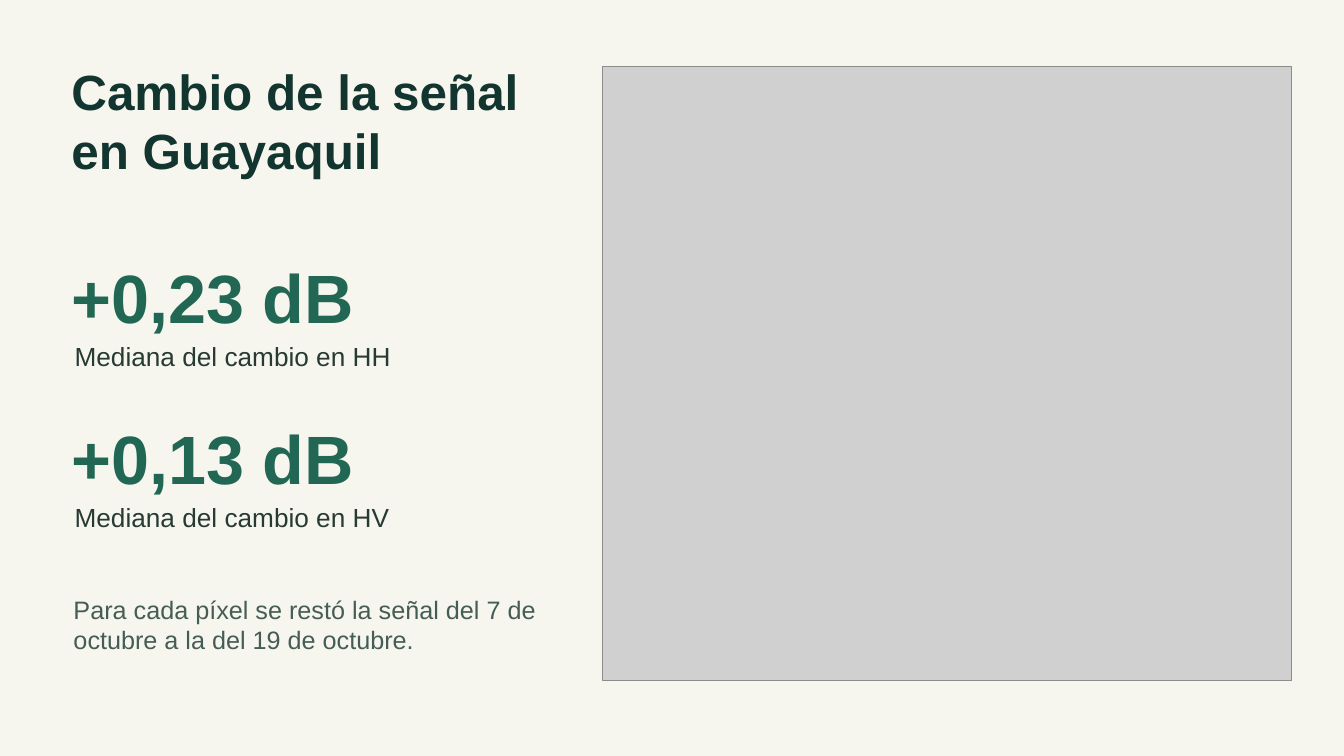
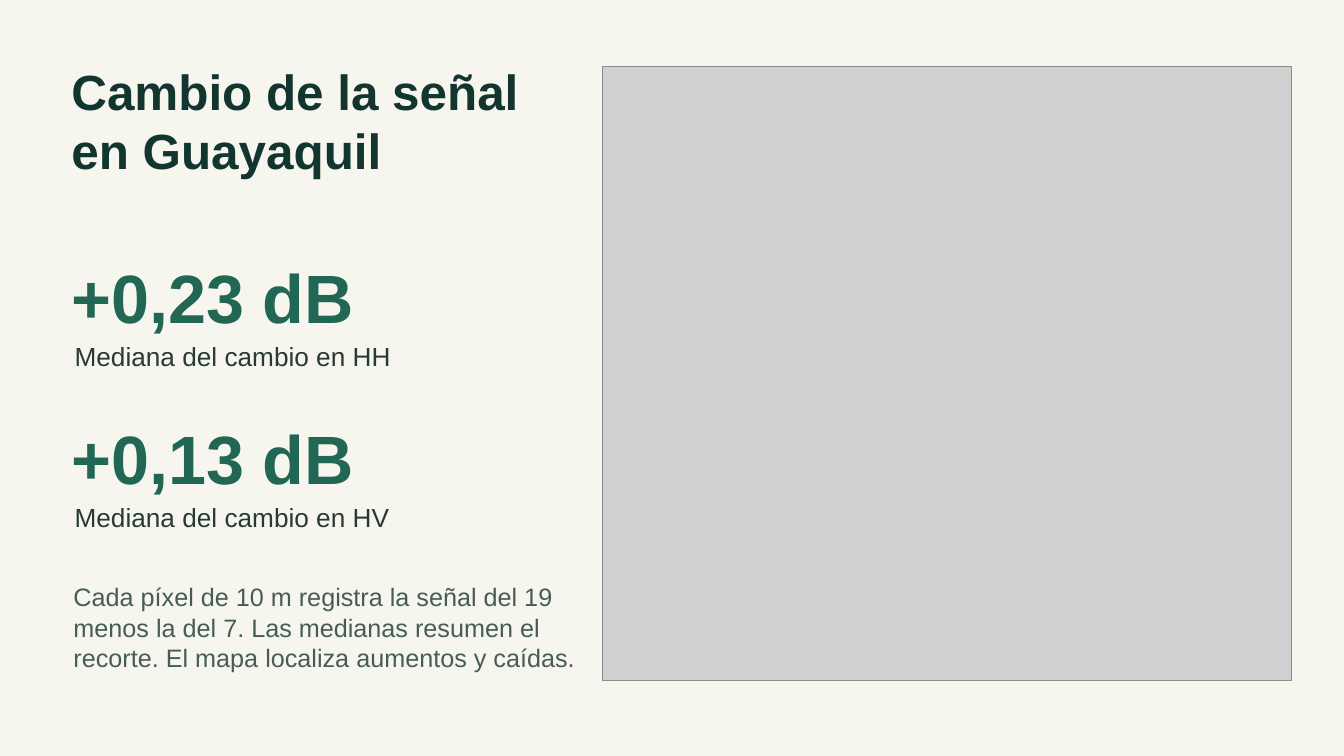
Before and after one commit to Dariuxcks/Illari, a slide deck: slide 4 of docs/demostracion/ILLARI_guia_demostracion.pptx. Drawn at 1344x756 pixels with LibreOffice and Linux fonts; fonts in the diff are those of the drawing; grey boxes stand for pictures. Boxes give left, top, right and bottom in pixels: in the first picture for what was removed or moved away, otherwise in the second. Text is boxed around its words. In the diff, an @@ line names an element or a change of style, - is before the commit and + after.

Commit message:
docs: presentar el caso NISAR para evaluación autónoma del jurado, con PDF ilustrado y guía de uso

```diff
--- a/docs/demostracion/ILLARI_guia_demostracion.pptx
+++ b/docs/demostracion/ILLARI_guia_demostracion.pptx
@@ text at [73, 587, 574, 673]: text changed @@
-Para cada píxel se restó la señal del 7 de octubre a la del 19 de octubre.
+Cada píxel de 10 m registra la señal del 19 menos la del 7. Las medianas resumen el recorte. El mapa localiza aumentos y caídas.
```
Also in this commit, not shown: 5 other slides changed, 5 other files.
